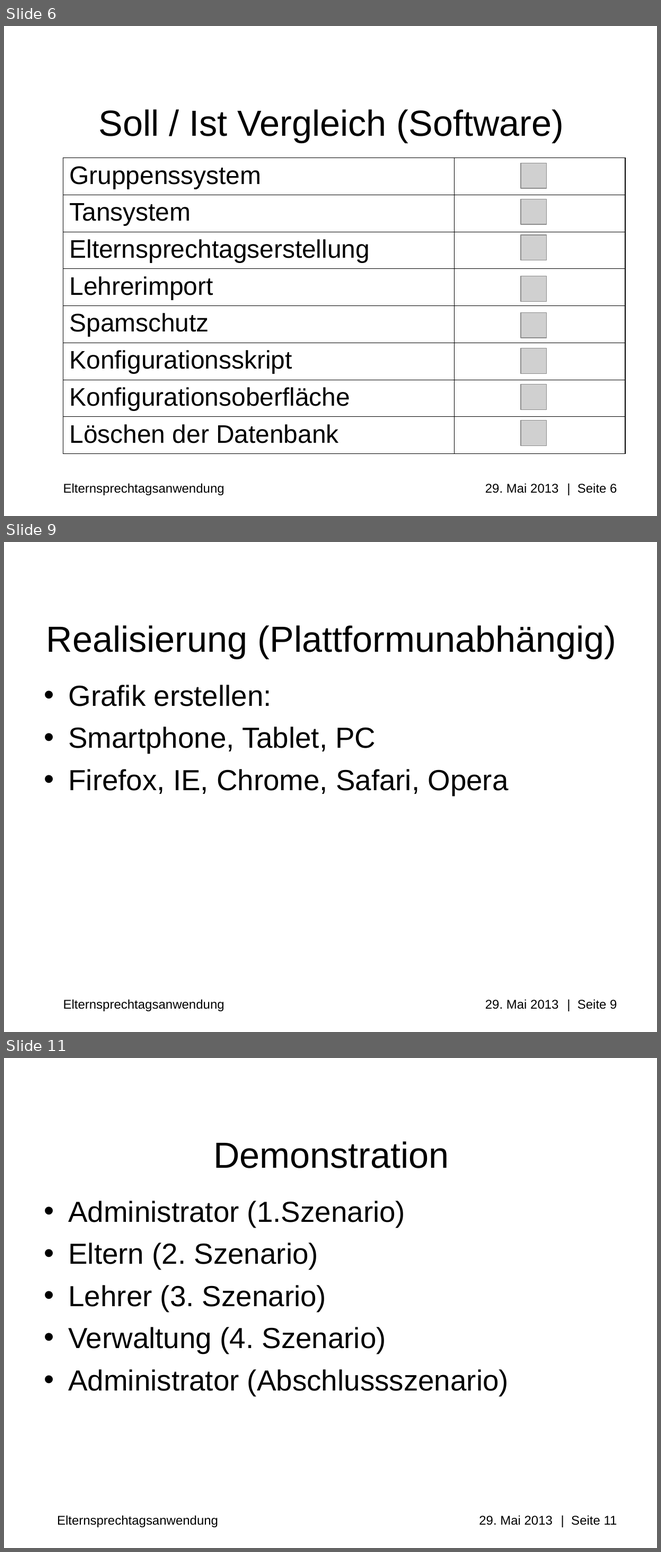
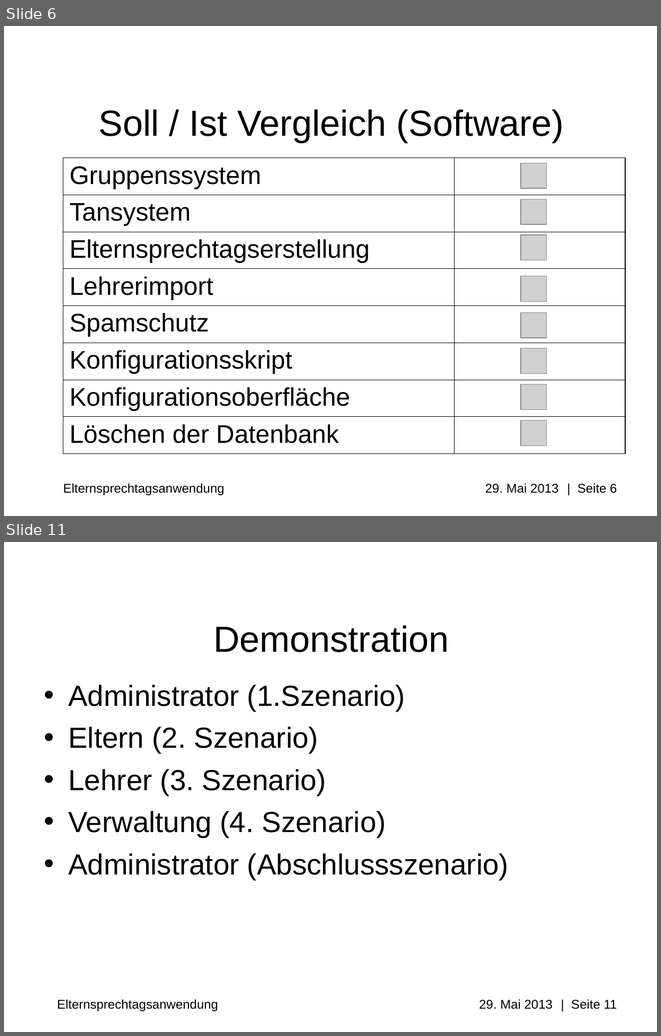
Before and after one commit to Professi/esta, a slide deck: docs/Praesentation/Elternsprechtagsanwendung(ESTA)_pre_alpha_0.0.0.1.ppt. Shown one above the other, each under a label of ours: slides 6, 9 and 11 before the commit, slides 6 and 11 after it; the slides between them are not shown. The pictures are 661x1552 and 661x1036 pixels, drawn with LibreOffice and Linux fonts; fonts in the diff are those of the drawing; grey boxes stand for pictures; background and template pictures are left out. Boxes give left, top, right and bottom in pixels: in the first picture for what was removed or moved away, otherwise in the second. Text is boxed around its words. In the diff, an @@ line names an element or a change of style, - is before the commit and + after.

```diff
--- a/docs/Praesentation/Elternsprechtagsanwendung(ESTA)_pre_alpha_0.0.0.1.ppt
+++ b/docs/Praesentation/Elternsprechtagsanwendung(ESTA)_pre_alpha_0.0.0.1.ppt
@@ slide 9 removed at bbox=[4, 542, 657, 1032], background #FFFFFF; not listed: 1 template element that a slide beside it also shows @@
@@ title removed at bbox=[46, 625, 617, 659] @@
-Realisierung (Plattformunabhängig)
@@ text removed at bbox=[68, 685, 508, 795] @@
-• Grafik erstellen:
-• Smartphone, Tablet, PC
-• Firefox, IE, Chrome, Safari, Opera
```
Also in this commit, not shown: 2 slides changed, 2 slides added, 1 other slide removed, 15 other files.
